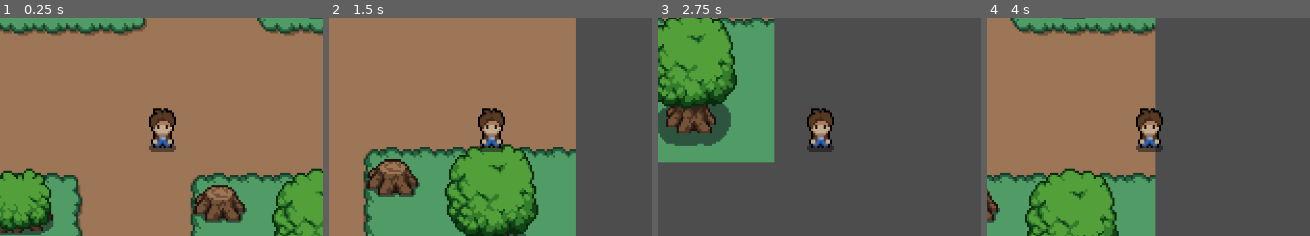
Above: before the commit, frames 1-4 (left to right).
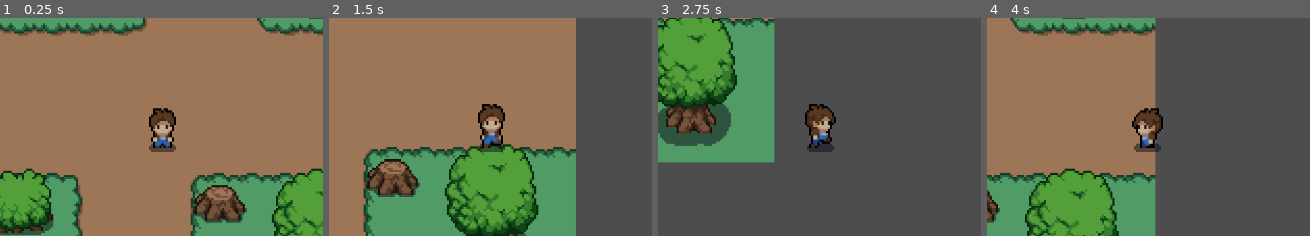
Above: after the commit, the same moments.

Repository: floweeb/godot2d_LE
Game: Godot game, scene res://scenes/level_1.tscn
The game is run twice, just before and just after one commit, with the same random seed, the same clock (stepped at 60 frames per second) and the same inputs.
Inputs:
- Up to frame 1 (0.25 s): no input
- Up to frame 2 (1.5 s): tap Enter at 0.5 s; hold D (right) 0.53-1.28 s; hold S (down) from 1.28 s (still down)
- Up to frame 3 (2.75 s): release S (down) at 2.03 s; hold D (right) from 2.03 s (still down)
- Up to frame 4 (4 s): release D (right) at 2.78 s; hold W (up) 2.78-3.53 s; hold A (left) from 3.53 s (still down)
The pictures show only the part of the screen within x 37-87%, y 30-80%; the shares and areas given below are measured in that part.

The runs differ from the first frame. In frame 1, 0.1% of the frame differs, in the area x 46-54%, y 54-58%; in frame 2, 1.0%; in frame 3, 1.1%, in the area x 45-56%, y 39-60%; in frame 4, 0.9%.

Commit message:
Player movement animation seems fine, though I'm hoping the vector movements functions are consistent with my animations

Diff:
--- a/scenes/player.tscn
+++ b/scenes/player.tscn
@@ -1,8 +1,32 @@
-[gd_scene load_steps=28 format=3 uid="uid://cbl3pc4skg4g2"]
+[gd_scene load_steps=40 format=3 uid="uid://cbl3pc4skg4g2"]
 
 [ext_resource type="Script" path="res://scripts/player.gd" id="1_mlv3c"]
 [ext_resource type="Texture2D" uid="uid://b4v1d85180ukf" path="res://art/characters/player.png" id="2_yohgv"]
 
+[sub_resource type="AtlasTexture" id="AtlasTexture_cpads"]
+atlas = ExtResource("2_yohgv")
+region = Rect2(0, 96, 48, 48)
+
+[sub_resource type="AtlasTexture" id="AtlasTexture_5hv05"]
+atlas = ExtResource("2_yohgv")
+region = Rect2(48, 96, 48, 48)
+
+[sub_resource type="AtlasTexture" id="AtlasTexture_mh5ba"]
+atlas = ExtResource("2_yohgv")
+region = Rect2(96, 96, 48, 48)
+
+[sub_resource type="AtlasTexture" id="AtlasTexture_rklhi"]
+atlas = ExtResource("2_yohgv")
+region = Rect2(144, 96, 48, 48)
+
+[sub_resource type="AtlasTexture" id="AtlasTexture_ycxn6"]
+atlas = ExtResource("2_yohgv")
+region = Rect2(192, 96, 48, 48)
+
+[sub_resource type="AtlasTexture" id="AtlasTexture_h55id"]
+atlas = ExtResource("2_yohgv")
+region = Rect2(240, 96, 48, 48)
+
 [sub_resource type="AtlasTexture" id="AtlasTexture_xspq4"]
 atlas = ExtResource("2_yohgv")
 region = Rect2(0, 0, 48, 48)
@@ -50,6 +74,30 @@
 [sub_resource type="AtlasTexture" id="AtlasTexture_3b7b5"]
 atlas = ExtResource("2_yohgv")
 region = Rect2(240, 48, 48, 48)
+
+[sub_resource type="AtlasTexture" id="AtlasTexture_uewmm"]
+atlas = ExtResource("2_yohgv")
+region = Rect2(0, 240, 48, 48)
+
+[sub_resource type="AtlasTexture" id="AtlasTexture_oisaw"]
+atlas = ExtResource("2_yohgv")
+region = Rect2(48, 240, 48, 48)
+
+[sub_resource type="AtlasTexture" id="AtlasTexture_nqw6d"]
+atlas = ExtResource("2_yohgv")
+region = Rect2(96, 240, 48, 48)
+
+[sub_resource type="AtlasTexture" id="AtlasTexture_vjyt2"]
+atlas = ExtResource("2_yohgv")
+region = Rect2(144, 240, 48, 48)
+
+[sub_resource type="AtlasTexture" id="AtlasTexture_i3xpa"]
+atlas = ExtResource("2_yohgv")
+region = Rect2(192, 240, 48, 48)
+
+[sub_resource type="AtlasTexture" id="AtlasTexture_gyquo"]
+atlas = ExtResource("2_yohgv")
+region = Rect2(240, 240, 48, 48)
 
 [sub_resource type="AtlasTexture" id="AtlasTexture_ebw8v"]
 atlas = ExtResource("2_yohgv")
@@ -103,6 +151,29 @@
 animations = [{
 "frames": [{
 "duration": 1.0,
+"texture": SubResource("AtlasTexture_cpads")
+}, {
+"duration": 1.0,
+"texture": SubResource("AtlasTexture_5hv05")
+}, {
+"duration": 1.0,
+"texture": SubResource("AtlasTexture_mh5ba")
+}, {
+"duration": 1.0,
+"texture": SubResource("AtlasTexture_rklhi")
+}, {
+"duration": 1.0,
+"texture": SubResource("AtlasTexture_ycxn6")
+}, {
+"duration": 1.0,
+"texture": SubResource("AtlasTexture_h55id")
+}],
+"loop": true,
+"name": &"idle_back",
+"speed": 5.0
+}, {
+"frames": [{
+"duration": 1.0,
 "texture": SubResource("AtlasTexture_xspq4")
 }, {
 "duration": 1.0,
@@ -145,6 +216,29 @@
 }],
 "loop": true,
 "name": &"idle_side",
+"speed": 5.0
+}, {
+"frames": [{
+"duration": 1.0,
+"texture": SubResource("AtlasTexture_uewmm")
+}, {
+"duration": 1.0,
+"texture": SubResource("AtlasTexture_oisaw")
+}, {
+"duration": 1.0,
+"texture": SubResource("AtlasTexture_nqw6d")
+}, {
+"duration": 1.0,
+"texture": SubResource("AtlasTexture_vjyt2")
+}, {
+"duration": 1.0,
+"texture": SubResource("AtlasTexture_i3xpa")
+}, {
+"duration": 1.0,
+"texture": SubResource("AtlasTexture_gyquo")
+}],
+"loop": true,
+"name": &"walk_back",
 "speed": 5.0
 }, {
 "frames": [{
@@ -199,9 +293,7 @@
 
 [node name="AnimatedSprite2D" type="AnimatedSprite2D" parent="."]
 sprite_frames = SubResource("SpriteFrames_epat4")
-animation = &"idle_front"
+animation = &"idle_back"
 autoplay = "idle_front"
-frame = 4
-frame_progress = 0.780648
 
 [node name="Camera2D" type="Camera2D" parent="."]
--- a/scripts/player.gd
+++ b/scripts/player.gd
@@ -2,6 +2,7 @@
 
 var speed: float = 100
 var accel: float = 10
+var directions: Vector2
 
 func _physics_process(_delta: float) -> void:
 	var dir = Input.get_vector("left", "right", "up", "down")
@@ -10,3 +11,35 @@
 	velocity.y = move_toward(velocity.y, speed * dir.y, accel)
 
 	move_and_slide()
+
+func _process(_delta: float) -> void:
+	var dir: Vector2 = Input.get_vector("left", "right", "up", "down")
+	player_anim(dir)
+
+
+# Player animation logic seems junky to me, so animation are put separate
+func player_anim(dir: Vector2) -> void:
+	$AnimatedSprite2D.flip_h = false
+	if dir.x < 0:
+		$AnimatedSprite2D.flip_h = true
+		$AnimatedSprite2D.play("walk_side")
+		directions = dir
+	elif dir.x > 0:
+		$AnimatedSprite2D.play("walk_side")
+		directions = dir
+	elif dir.y < 0:
+		$AnimatedSprite2D.play("walk_back")
+		directions = dir
+	elif dir.y > 0:
+		$AnimatedSprite2D.play("walk_front")
+		directions = dir
+	else:
+		if directions.x < 0:
+			$AnimatedSprite2D.flip_h = true
+			$AnimatedSprite2D.play("idle_side")
+		elif directions.x > 0:
+			$AnimatedSprite2D.play("idle_side")
+		elif directions.y < 0:
+			$AnimatedSprite2D.play("idle_back")
+		elif directions.y > 0:
+			$AnimatedSprite2D.play("idle_front")
